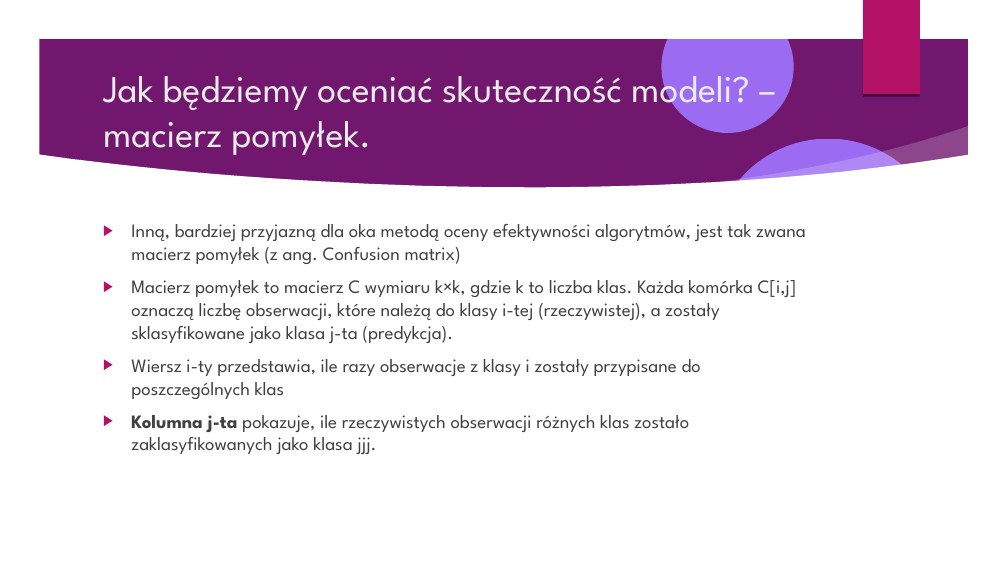
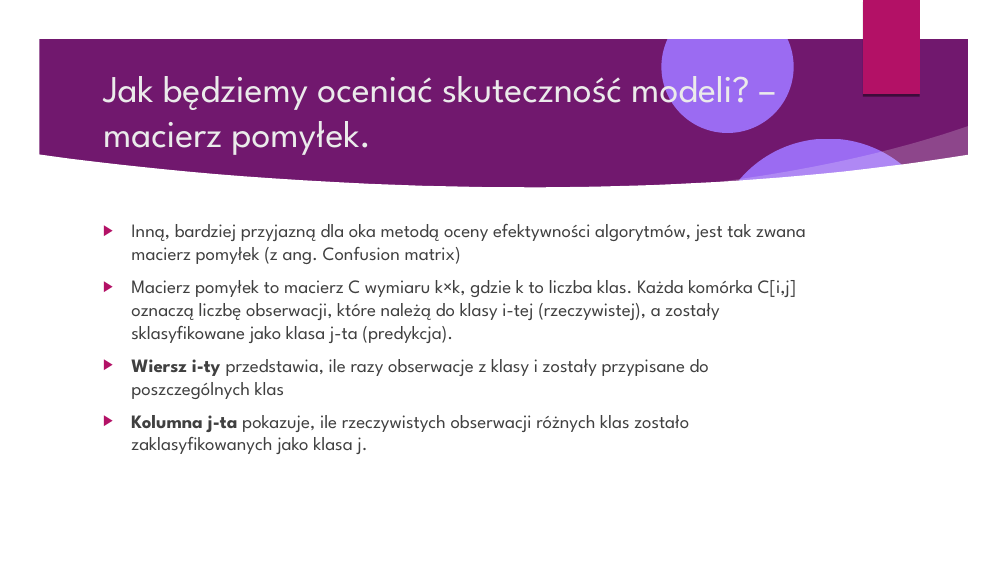
Before and after one commit to Pawel-Tomasz-Nowak/Scientific-collaboration, a slide deck: slide 21 of EmissionAnalysis/Prezentacja projektu.odp (slide 22 before the commit). Drawn at 1008x567 pixels with LibreOffice and Linux fonts; fonts in the diff are those of the drawing; background and template pictures are left out. Boxes give left, top, right and bottom in pixels: in the first picture for what was removed or moved away, otherwise in the second. Text is boxed around its words. In the diff, an @@ line names an element or a change of style, - is before the commit and + after.

```diff
--- a/EmissionAnalysis/Prezentacja projektu.odp
+++ b/EmissionAnalysis/Prezentacja projektu.odp
@@ text at [131, 359, 709, 399]: bold on in "Wiersz i-ty" @@
@@ text at [131, 415, 689, 454]: text changed @@
-▶ Kolumna j-ta pokazuje, ile rzeczywistych obserwacji różnych klas zostało zaklasyfikowanych jako klasa jjj.
+▶ Kolumna j-ta pokazuje, ile rzeczywistych obserwacji różnych klas zostało zaklasyfikowanych jako klasa j.
```
Also in this commit, not shown: 19 other slides changed, 3 slides added, 3 slides removed, 2 other files.
